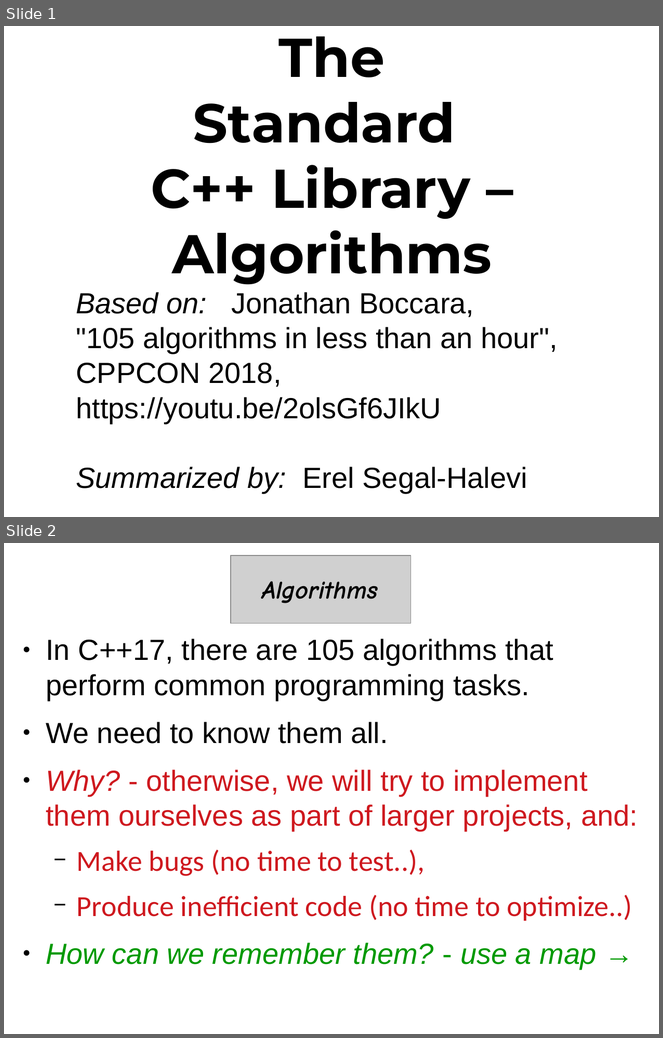
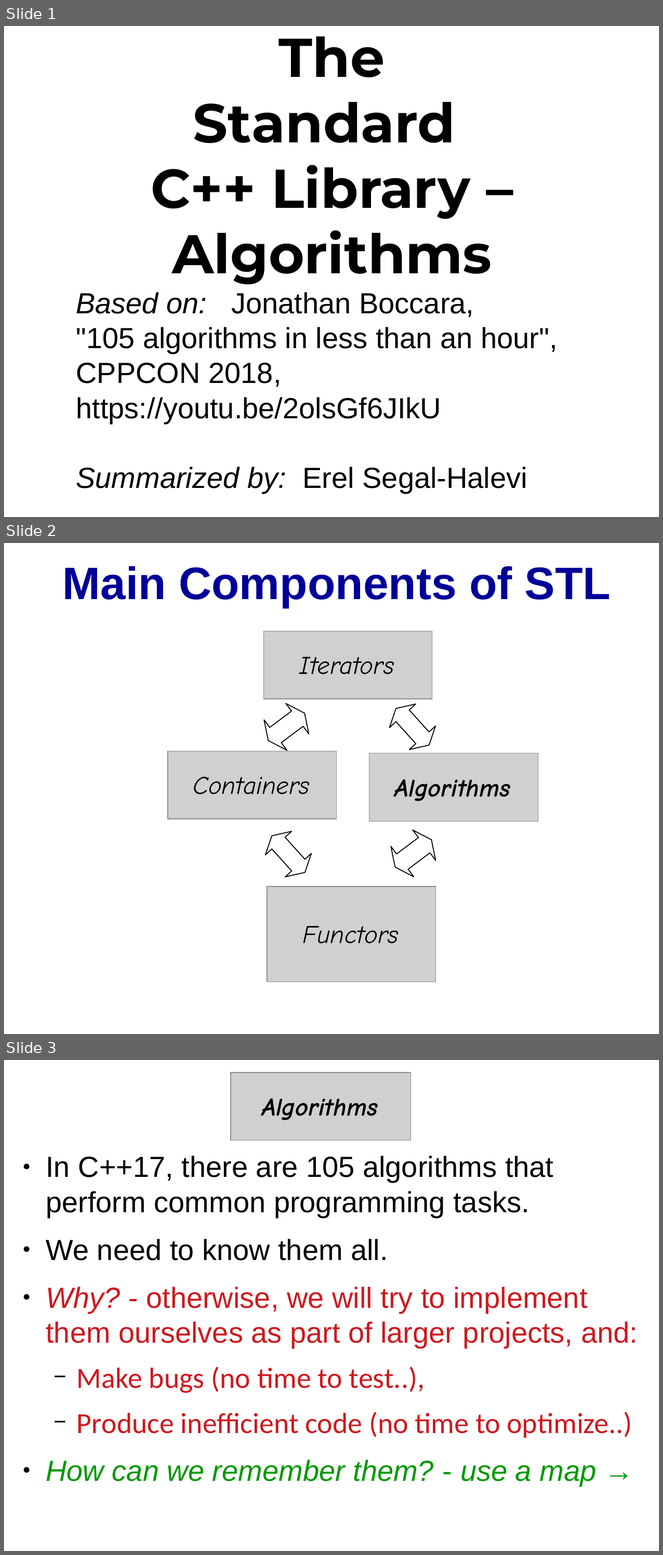
Before and after one commit to cpp-at-ariel/cpp-5779, a slide deck: 11-stl-algorithms/slides-algorithms.odp. Shown one above the other, each under a label of ours: slides 1 and 2 before the commit, slides 1, 2 and 3 after it. The pictures are 663x1038 and 663x1555 pixels, drawn with LibreOffice and Linux fonts; fonts in the diff are those of the drawing; grey boxes stand for pictures. Boxes give left, top, right and bottom in pixels: in the first picture for what was removed or moved away, otherwise in the second. Text is boxed around its words. In the diff, an @@ line names an element or a change of style, - is before the commit and + after.

```diff
--- a/11-stl-algorithms/slides-algorithms.odp
+++ b/11-stl-algorithms/slides-algorithms.odp
@@ slide 2 added at box(4, 543, 659, 1034), background #FFFFFF @@
@@ title added at box(63, 566, 611, 607), 50 pt, text #000099, bold @@
+Main Components of STL
@@ picture added at box(263, 631, 432, 699) @@
@@ free added at box(279, 643, 416, 687), 28 pt, text #000000, italic @@
+Iterators
@@ freeform shape added at box(264, 704, 309, 750), outline #000000 0.99 pt @@
@@ freeform shape added at box(390, 704, 436, 750), outline #000000 0.99 pt @@
@@ picture added at box(168, 752, 337, 820) @@
@@ picture added at box(370, 753, 539, 822) @@
@@ free added at box(183, 762, 321, 807), 28 pt, text #000000, italic @@
+Containers
@@ free added at box(384, 765, 521, 808), 28 pt, text #000000, bold, italic @@
+Algorithms
@@ freeform shape added at box(266, 831, 311, 877), outline #000000 0.99 pt @@
@@ freeform shape added at box(391, 830, 436, 877), outline #000000 0.99 pt @@
@@ picture added at box(268, 887, 436, 982) @@
@@ free added at box(285, 901, 416, 966), 28 pt, text #000000, italic @@
+Functors
@@ what was slide 2 is now slide 3 @@
```
Also in this commit, not shown: 1 slide changed, 5 other files.
